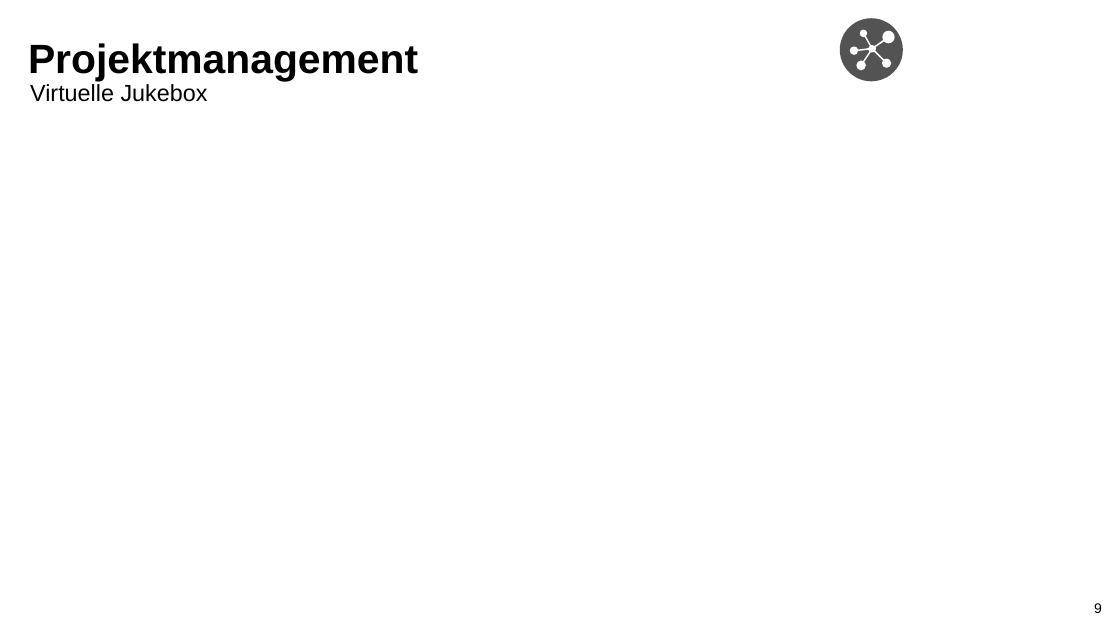
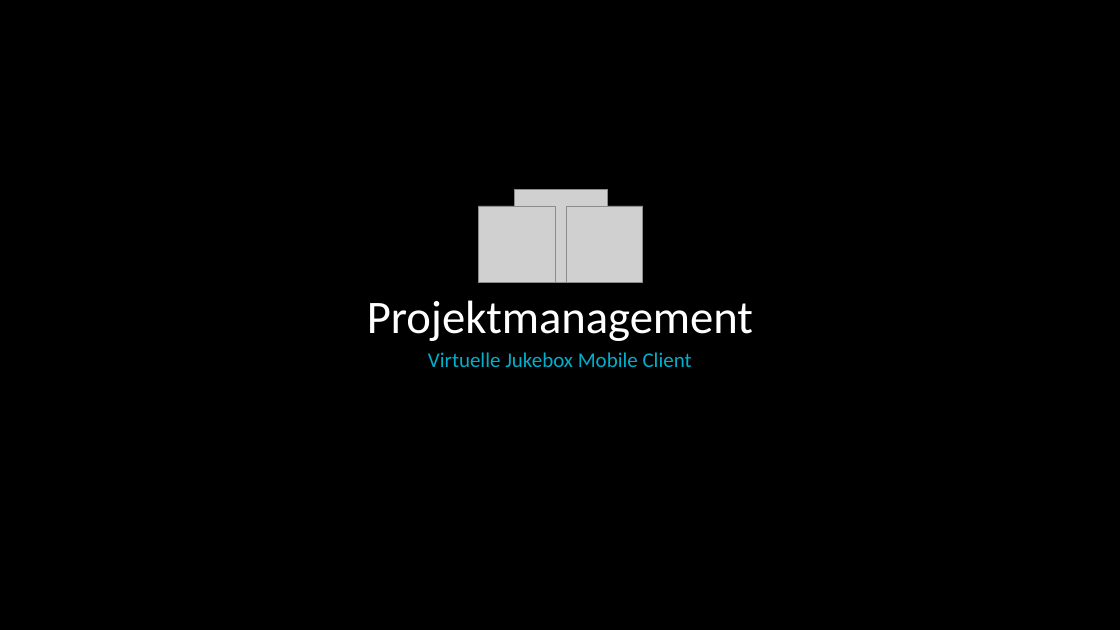
Before and after one commit to pagdot/Jukebox-App, a slide deck: slide 7 of doc/Präsentation.pptx (slide 9 before the commit). Drawn at 1120x630 pixels with LibreOffice and Linux fonts; fonts in the diff are those of the drawing; grey boxes stand for pictures; background and template pictures are left out. Boxes give left, top, right and bottom in pixels: in the first picture for what was removed or moved away, otherwise in the second. Text is boxed around its words. In the diff, an @@ line names an element or a change of style, - is before the commit and + after.

Commit message:
2019-12-18 +Update: Operation Manual +Update: Presentation
+Update: Operation Manual: Made new images of changed ui and also changed operation manual description.
+Update: Presentation: Updated current presentation with new design.

```diff
--- a/doc/Präsentation.pptx
+++ b/doc/Präsentation.pptx
@@ background #FFFFFF to picture (left out) @@
@@ ellipse removed at box(840, 18, 903, 82) @@
@@ freeform shape removed at box(850, 29, 896, 70) @@
@@ text removed at box(30, 84, 208, 102) @@
-Virtuelle Jukebox
@@ picture added at box(479, 206, 555, 282) @@
@@ picture added at box(514, 189, 607, 282) @@
@@ picture added at box(566, 206, 643, 282) @@
@@ text "Projektmanagement": place and size @@
-text "Projektmanagement" at box(28, 43, 418, 81)
+text "Projektmanagement" at box(367, 300, 753, 341)
@@ text "Projektmanagement" at box(367, 300, 753, 341): size 35 to 40 pt, font Arial to Calibri, text colour #000000 to #FFFFFF, bold off; alignment left to centre; line spacing 0.9 to 1 @@
@@ text added at box(428, 352, 692, 367), 18 pt, text #00AFCB @@
+Virtuelle Jukebox Mobile Client
@@ page number removed at box(1094, 603, 1102, 613) @@
-9
```
Also in this commit, not shown: 5 other slides changed, 11 slides added, 5 slides removed, 14 other files.
